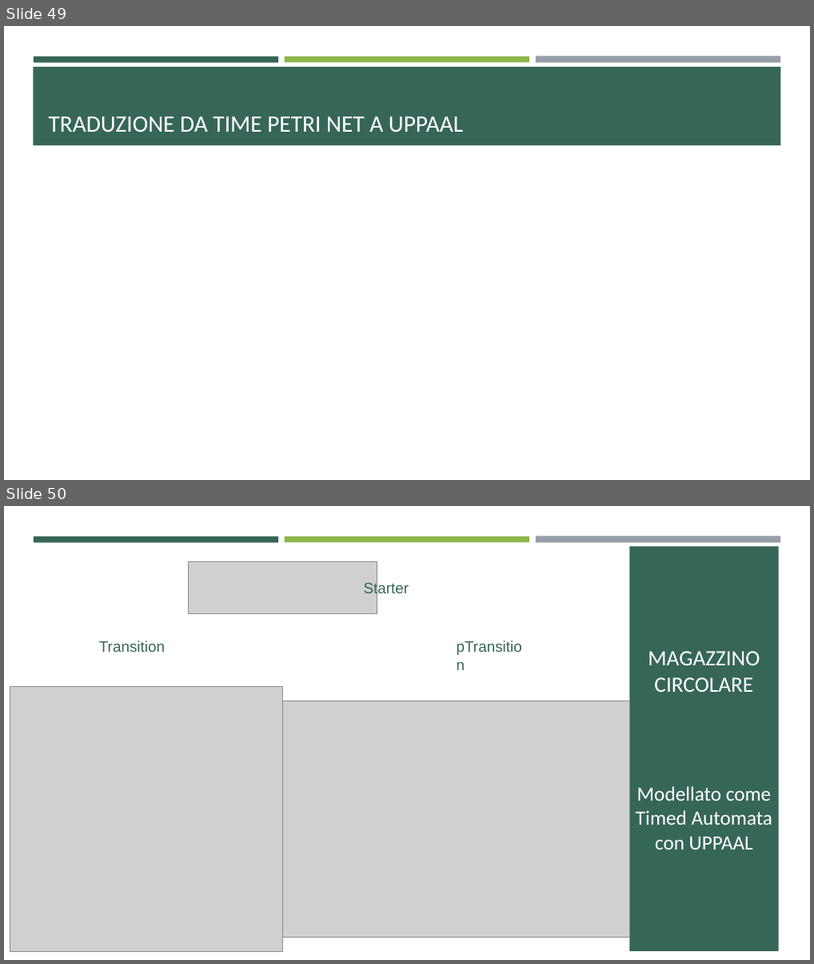
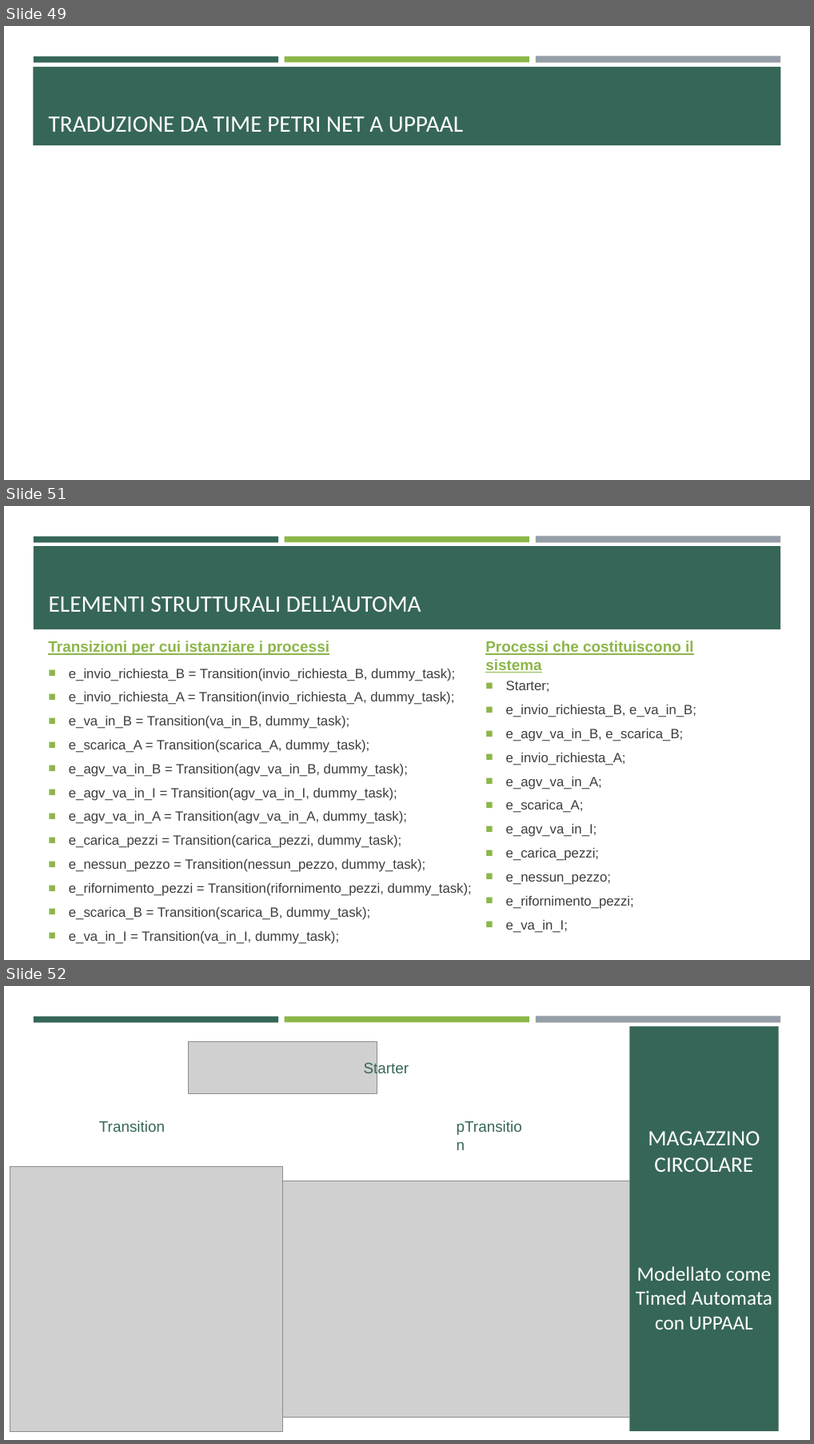
Before and after one commit to ivochan/RecirculatingPalletWarehouse, a slide deck: Reti di Petri.pptx. Shown one above the other, each under a label of ours: slides 49 and 50 before the commit, slides 49, 51 and 52 after it; the slides between them are not shown. The pictures are 814x964 and 814x1444 pixels, drawn with LibreOffice and Linux fonts; fonts in the diff are those of the drawing; grey boxes stand for pictures. Boxes give left, top, right and bottom in pixels: in the first picture for what was removed or moved away, otherwise in the second. Text is boxed around its words. In the diff, an @@ line names an element or a change of style, - is before the commit and + after.

```diff
--- a/Reti di Petri.pptx
+++ b/Reti di Petri.pptx
@@ slide 51 added at <box>4,506,810,960</box>, background #FFFFFF; not listed: 3 template elements that a slide beside it also shows @@
@@ rectangle added at <box>34,546,782,629</box>, fill #366658 @@
@@ title added at <box>49,595,422,612</box>, 28 pt, text #FFFFFF @@
+ELEMENTI STRUTTURALI DELL’AUTOMA
@@ text added at <box>48,640,330,655</box>, 18 pt, text #8CB64A, bold, underline @@
+Transizioni per cui istanziare i processi
@@ text added at <box>486,640,694,672</box>, 18 pt, text #8CB64A, bold, underline @@
+Processi che costituiscono il sistema
@@ text added at <box>69,668,472,944</box>, 16 pt, text #3D3D3D @@
+■ e_invio_richiesta_B = Transition(invio_richiesta_B, dummy_task);
+■ e_invio_richiesta_A = Transition(invio_richiesta_A, dummy_task);
+■ e_va_in_B = Transition(va_in_B, dummy_task);
+■ e_scarica_A = Transition(scarica_A, dummy_task);
+■ e_agv_va_in_B = Transition(agv_va_in_B, dummy_task);
+■ e_agv_va_in_I = Transition(agv_va_in_I, dummy_task);
+■ e_agv_va_in_A = Transition(agv_va_in_A, dummy_task);
+■ e_carica_pezzi = Transition(carica_pezzi, dummy_task);
+■ e_nessun_pezzo = Transition(nessun_pezzo, dummy_task);
+■ e_rifornimento_pezzi = Transition(rifornimento_pezzi, dummy_task);
+■ e_scarica_B = Transition(scarica_B, dummy_task);
+■ e_va_in_I = Transition(va_in_I, dummy_task);
@@ text added at <box>506,680,697,932</box>, 16 pt, text #3D3D3D @@
+■ Starter;
+■ e_invio_richiesta_B, e_va_in_B;
+■ e_agv_va_in_B, e_scarica_B;
+■ e_invio_richiesta_A;
+■ e_agv_va_in_A;
+■ e_scarica_A;
+■ e_agv_va_in_I;
+■ e_carica_pezzi;
+■ e_nessun_pezzo;
+■ e_rifornimento_pezzi;
+■ e_va_in_I;
@@ what was slide 50 is now slide 52 @@
```
Also in this commit, not shown: 2 other slides added, 3 other files.
